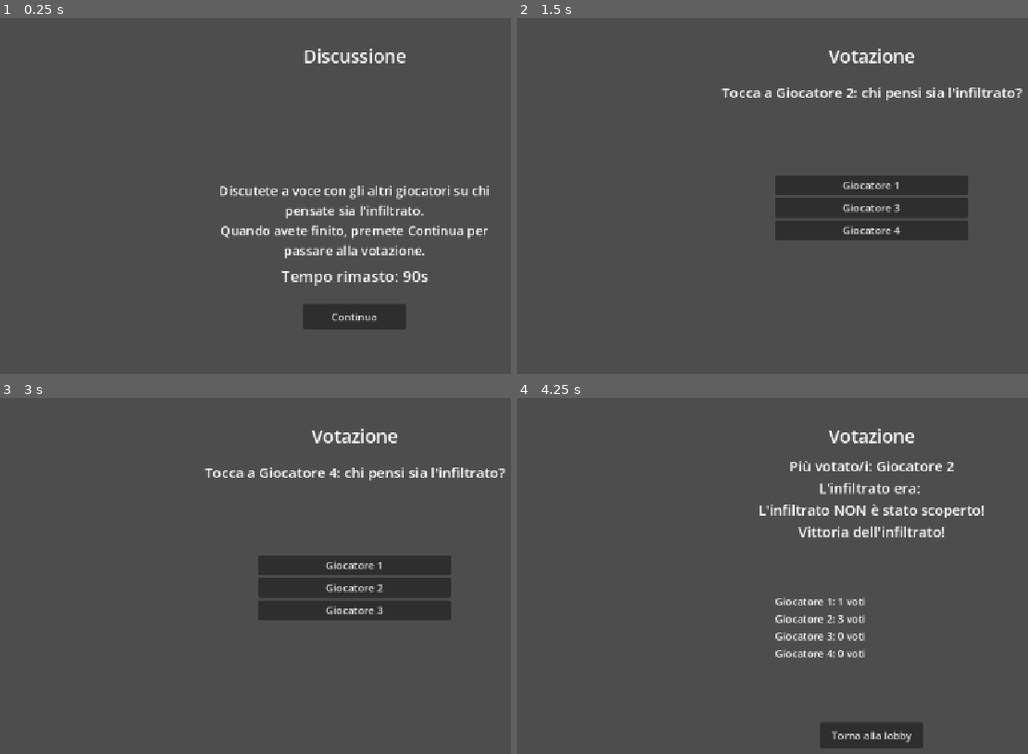
Above: before the commit, frames 1-4 (two rows, left to right).
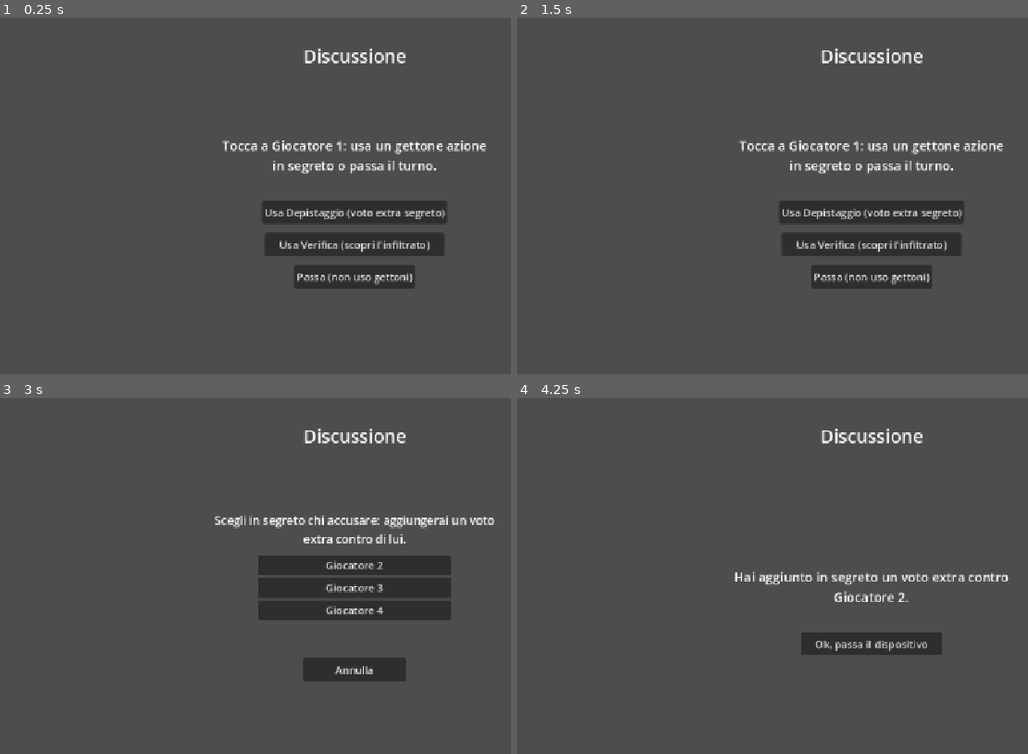
Above: after the commit, the same moments.

Repository: lucamaltempo-lgtm/Timbro-d-Ufficio
Game: Godot game, scene res://discussione.tscn
Same seed, same stepped clock (60 frames per second), same inputs: the game is played once before the commit and once after it. This scene is started directly instead of the project's main scene.
Inputs (mouse positions are in pixels of both pictures, inside the frame that each line leads up to):
- Up to frame 1 (0.25 s): no input
- Up to frame 2 (1.5 s): click (869, 317) at 0.5 s, where only the run before the commit has a clickable "Continua"; click (869, 185) at 1.25 s, where only the run before the commit has a clickable "Giocatore 2"
- Up to frame 3 (3 s): click (352, 565) at 2 s, where only the run before the commit has a clickable "Giocatore 1"; click (352, 593) at 2.75 s, where only the run after the commit has a clickable "Usa Depistaggio (voto extra s…"
- Up to frame 4 (4.25 s): click "Giocatore 2" at 3.5 s

The runs differ from the first frame. In frame 1, 9.4% of the frame differs, in the area x 43-96%, y 34-88%; in frame 2, 9.1%; in frame 3, 3.8%; in frame 4, 6.9%.

Commit message:
Corregge sovrapposizione grafica tra bottoni gettoni e risultato segreto
I bottoni della scelta gettoni (Depistaggio/Verifica/Passa) e la relativa
label restavano visibili sotto il pannello di risultato segreto (usato
anche da Verifica), perché erano fratelli dei contenitori di selezione
target e risultato senza essere nascosti esplicitamente.

Co-Authored-By: Claude Sonnet 5 <noreply@anthropic.com>
Claude-Session: https://claude.ai/code/session_01TLmMFXkz3doi4fcg5NZjj2

Diff:
--- a/assegnazione_timbri.tscn
+++ b/assegnazione_timbri.tscn
@@ -1,8 +1,8 @@
-[gd_scene load_steps=2 format=3]
+[gd_scene format=3 uid="uid://dnwk8eqr4wuno"]
 
-[ext_resource type="Script" path="res://assegnazione_timbri.gd" id="1_asgnt"]
+[ext_resource type="Script" uid="uid://xlk12stw67d4" path="res://assegnazione_timbri.gd" id="1_asgnt"]
 
-[node name="AssegnazioneTimbri" type="Control"]
+[node name="AssegnazioneTimbri" type="Control" unique_id=1233658958]
 layout_mode = 3
 anchors_preset = 15
 anchor_right = 1.0
@@ -11,7 +11,7 @@
 grow_vertical = 2
 script = ExtResource("1_asgnt")
 
-[node name="LabelGiocatore" type="Label" parent="."]
+[node name="LabelGiocatore" type="Label" parent="." unique_id=627549672]
 layout_mode = 1
 anchors_preset = 5
 anchor_left = 0.5
@@ -22,10 +22,10 @@
 offset_bottom = 100.0
 grow_horizontal = 2
 theme_override_font_sizes/font_size = 28
+text = "Giocatore 1"
 horizontal_alignment = 1
-text = "Giocatore 1"
 
-[node name="CampoGiudizio" type="LineEdit" parent="."]
+[node name="CampoGiudizio" type="LineEdit" parent="." unique_id=1483453217]
 layout_mode = 1
 anchors_preset = 8
 anchor_left = 0.5
@@ -40,7 +40,7 @@
 grow_vertical = 2
 placeholder_text = "Scrivi il tuo giudizio..."
 
-[node name="BottoneConferma" type="Button" parent="."]
+[node name="BottoneConferma" type="Button" parent="." unique_id=2018432667]
 layout_mode = 1
 anchors_preset = 8
 anchor_left = 0.5
--- a/button.gd
+++ b/button.gd
@@ -16,4 +16,7 @@
 	# in GameState per la logica di gioco nella schermata successiva.
 	GameState.infiltrato = infiltrato.text.strip_edges()
 	GameState.giocatori = nomi_giocatori
+	# Nuova partita: azzera i gettoni azione e i voti extra della partita precedente.
+	GameState.gettoni_usati = {}
+	GameState.voti_extra = {}
 	get_tree().change_scene_to_file("res://assegnazione_timbri.tscn")
--- a/discussione.gd
+++ b/discussione.gd
@@ -1,21 +1,148 @@
 extends Control
 
-@onready var bottone_continua: Button = get_node("BottoneContinua")
-@onready var timer_discussione: Timer = get_node("TimerDiscussione")
-@onready var label_countdown: Label = get_node("LabelCountdown")
+# Nomi di riserva, usati solo per testare questa scena da sola nell'editor.
+@export var giocatori: Array[String] = ["Giocatore 1", "Giocatore 2", "Giocatore 3", "Giocatore 4"]
+
+var indice_corrente: int = 0
+var azione_in_corso: String = ""  # "" | "depistaggio" | "verifica"
+
+@onready var contenitore_gettoni: Control = get_node("ContenitoreGettoni")
+@onready var label_giocatore_gettoni: Label = get_node("ContenitoreGettoni/LabelGiocatoreGettoni")
+@onready var bottone_depistaggio: Button = get_node("ContenitoreGettoni/BottoneDepistaggio")
+@onready var bottone_verifica: Button = get_node("ContenitoreGettoni/BottoneVerifica")
+@onready var bottone_passa: Button = get_node("ContenitoreGettoni/BottonePassa")
+@onready var contenitore_selezione_target: Control = get_node("ContenitoreGettoni/ContenitoreSelezioneTarget")
+@onready var label_selezione_target: Label = get_node("ContenitoreGettoni/ContenitoreSelezioneTarget/LabelSelezioneTarget")
+@onready var lista_target: VBoxContainer = get_node("ContenitoreGettoni/ContenitoreSelezioneTarget/ScrollContainerTarget/ListaTarget")
+@onready var bottone_annulla_selezione: Button = get_node("ContenitoreGettoni/ContenitoreSelezioneTarget/BottoneAnnullaSelezione")
+@onready var contenitore_risultato_segreto: Control = get_node("ContenitoreGettoni/ContenitoreRisultatoSegreto")
+@onready var label_risultato_segreto: Label = get_node("ContenitoreGettoni/ContenitoreRisultatoSegreto/LabelRisultatoSegreto")
+@onready var bottone_ok_prossimo: Button = get_node("ContenitoreGettoni/ContenitoreRisultatoSegreto/BottoneOkProssimo")
+
+@onready var contenitore_discussione: Control = get_node("ContenitoreDiscussione")
+@onready var bottone_continua: Button = get_node("ContenitoreDiscussione/BottoneContinua")
+@onready var timer_discussione: Timer = get_node("ContenitoreDiscussione/TimerDiscussione")
+@onready var label_countdown: Label = get_node("ContenitoreDiscussione/LabelCountdown")
 
 func _ready() -> void:
 	print("Script discussione partito")
+	if not GameState.giocatori.is_empty():
+		giocatori = GameState.giocatori
+
+	bottone_depistaggio.pressed.connect(_on_depistaggio_premuto)
+	bottone_verifica.pressed.connect(_on_verifica_premuto)
+	bottone_passa.pressed.connect(_on_passa_premuto)
+	bottone_annulla_selezione.pressed.connect(_on_annulla_selezione_premuto)
+	bottone_ok_prossimo.pressed.connect(_on_ok_prossimo_premuto)
 	bottone_continua.pressed.connect(_on_continua_premuto)
 	timer_discussione.timeout.connect(_on_timer_timeout)
-	_aggiorna_countdown()
+
+	_mostra_turno_gettoni()
 
 func _process(_delta: float) -> void:
-	_aggiorna_countdown()
+	if contenitore_discussione.visible:
+		_aggiorna_countdown()
 
 func _aggiorna_countdown() -> void:
 	var secondi_rimanenti = int(ceil(timer_discussione.time_left))
 	label_countdown.text = "Tempo rimasto: " + str(secondi_rimanenti) + "s"
+
+# Fase a turni, prima della discussione: ogni giocatore, a turno e in segreto,
+# può usare i suoi gettoni azione (una volta a partita ciascuno) o passare.
+func _mostra_turno_gettoni() -> void:
+	if indice_corrente >= giocatori.size():
+		_mostra_fase_discussione()
+		return
+
+	contenitore_selezione_target.visible = false
+	contenitore_risultato_segreto.visible = false
+	contenitore_gettoni.visible = true
+	_imposta_visibilita_scelte_gettoni(true)
+
+	var giocatore_corrente = giocatori[indice_corrente]
+	label_giocatore_gettoni.text = "Tocca a " + giocatore_corrente + ": usa un gettone azione in segreto o passa il turno."
+
+	var usati: Dictionary = GameState.gettoni_usati.get(giocatore_corrente, {})
+	bottone_depistaggio.disabled = usati.get("depistaggio", false)
+	bottone_verifica.disabled = usati.get("verifica", false)
+
+# La label e i 3 bottoni della scelta gettoni condividono lo spazio a schermo
+# con la selezione target e il risultato segreto: vanno nascosti esplicitamente
+# quando quegli altri pannelli sono visibili, altrimenti il testo vi si sovrappone.
+func _imposta_visibilita_scelte_gettoni(visibile: bool) -> void:
+	label_giocatore_gettoni.visible = visibile
+	bottone_depistaggio.visible = visibile
+	bottone_verifica.visible = visibile
+	bottone_passa.visible = visibile
+
+func _on_depistaggio_premuto() -> void:
+	azione_in_corso = "depistaggio"
+	_mostra_selezione_target("Scegli in segreto chi accusare: aggiungerai un voto extra contro di lui.")
+
+func _on_verifica_premuto() -> void:
+	azione_in_corso = "verifica"
+	_mostra_selezione_target("Scegli in segreto chi vuoi verificare.")
+
+func _mostra_selezione_target(testo: String) -> void:
+	label_selezione_target.text = testo
+
+	for figlio in lista_target.get_children():
+		figlio.queue_free()
+
+	var giocatore_corrente = giocatori[indice_corrente]
+	for nome_giocatore in giocatori:
+		if nome_giocatore == giocatore_corrente:
+			continue
+		var bottone = Button.new()
+		bottone.text = nome_giocatore
+		bottone.pressed.connect(_on_target_scelto.bind(nome_giocatore))
+		lista_target.add_child(bottone)
+
+	_imposta_visibilita_scelte_gettoni(false)
+	contenitore_selezione_target.visible = true
+
+func _on_annulla_selezione_premuto() -> void:
+	azione_in_corso = ""
+	contenitore_selezione_target.visible = false
+	_imposta_visibilita_scelte_gettoni(true)
+
+func _on_target_scelto(nome_target: String) -> void:
+	var giocatore_corrente = giocatori[indice_corrente]
+	if not GameState.gettoni_usati.has(giocatore_corrente):
+		GameState.gettoni_usati[giocatore_corrente] = {}
+
+	if azione_in_corso == "depistaggio":
+		GameState.gettoni_usati[giocatore_corrente]["depistaggio"] = true
+		GameState.voti_extra[nome_target] = GameState.voti_extra.get(nome_target, 0) + 1
+		label_risultato_segreto.text = "Hai aggiunto in segreto un voto extra contro " + nome_target + "."
+		print(giocatore_corrente, " ha usato Depistaggio contro ", nome_target)
+	elif azione_in_corso == "verifica":
+		GameState.gettoni_usati[giocatore_corrente]["verifica"] = true
+		if nome_target == GameState.infiltrato:
+			label_risultato_segreto.text = nome_target + " È L'INFILTRATO!"
+		else:
+			label_risultato_segreto.text = nome_target + " NON è l'infiltrato."
+		print(giocatore_corrente, " ha usato Verifica su ", nome_target)
+
+	azione_in_corso = ""
+	contenitore_selezione_target.visible = false
+	contenitore_risultato_segreto.visible = true
+
+func _on_ok_prossimo_premuto() -> void:
+	contenitore_risultato_segreto.visible = false
+	indice_corrente += 1
+	_mostra_turno_gettoni()
+
+func _on_passa_premuto() -> void:
+	indice_corrente += 1
+	_mostra_turno_gettoni()
+
+# Fase finale: discussione a voce con countdown condiviso, come prima.
+func _mostra_fase_discussione() -> void:
+	contenitore_gettoni.visible = false
+	contenitore_discussione.visible = true
+	timer_discussione.start()
+	_aggiorna_countdown()
 
 # Il tempo è scaduto: passa automaticamente alla votazione.
 func _on_timer_timeout() -> void:
--- a/discussione.tscn
+++ b/discussione.tscn
@@ -25,7 +25,189 @@
 horizontal_alignment = 1
 text = "Discussione"
 
-[node name="LabelMessaggio" type="Label" parent="."]
+[node name="ContenitoreGettoni" type="Control" parent="."]
+layout_mode = 1
+anchors_preset = 15
+anchor_right = 1.0
+anchor_bottom = 1.0
+grow_horizontal = 2
+grow_vertical = 2
+
+[node name="LabelGiocatoreGettoni" type="Label" parent="ContenitoreGettoni"]
+layout_mode = 1
+anchors_preset = 8
+anchor_left = 0.5
+anchor_top = 0.5
+anchor_right = 0.5
+anchor_bottom = 0.5
+offset_left = -220.0
+offset_top = -140.0
+offset_right = 220.0
+offset_bottom = -60.0
+grow_horizontal = 2
+grow_vertical = 2
+theme_override_font_sizes/font_size = 20
+horizontal_alignment = 1
+autowrap_mode = 2
+text = "Tocca a Giocatore 1: usa un gettone azione in segreto o passa il turno."
+
+[node name="BottoneDepistaggio" type="Button" parent="ContenitoreGettoni"]
+layout_mode = 1
+anchors_preset = 8
+anchor_left = 0.5
+anchor_top = 0.5
+anchor_right = 0.5
+anchor_bottom = 0.5
+offset_left = -140.0
+offset_top = -40.0
+offset_right = 140.0
+offset_bottom = -4.0
+grow_horizontal = 2
+grow_vertical = 2
+text = "Usa Depistaggio (voto extra segreto)"
+
+[node name="BottoneVerifica" type="Button" parent="ContenitoreGettoni"]
+layout_mode = 1
+anchors_preset = 8
+anchor_left = 0.5
+anchor_top = 0.5
+anchor_right = 0.5
+anchor_bottom = 0.5
+offset_left = -140.0
+offset_top = 10.0
+offset_right = 140.0
+offset_bottom = 46.0
+grow_horizontal = 2
+grow_vertical = 2
+text = "Usa Verifica (scopri l'infiltrato)"
+
+[node name="BottonePassa" type="Button" parent="ContenitoreGettoni"]
+layout_mode = 1
+anchors_preset = 8
+anchor_left = 0.5
+anchor_top = 0.5
+anchor_right = 0.5
+anchor_bottom = 0.5
+offset_left = -80.0
+offset_top = 60.0
+offset_right = 80.0
+offset_bottom = 96.0
+grow_horizontal = 2
+grow_vertical = 2
+text = "Passa (non uso gettoni)"
+
+[node name="ContenitoreSelezioneTarget" type="Control" parent="ContenitoreGettoni"]
+visible = false
+layout_mode = 1
+anchors_preset = 15
+anchor_right = 1.0
+anchor_bottom = 1.0
+grow_horizontal = 2
+grow_vertical = 2
+
+[node name="LabelSelezioneTarget" type="Label" parent="ContenitoreGettoni/ContenitoreSelezioneTarget"]
+layout_mode = 1
+anchors_preset = 8
+anchor_left = 0.5
+anchor_top = 0.5
+anchor_right = 0.5
+anchor_bottom = 0.5
+offset_left = -220.0
+offset_top = -140.0
+offset_right = 220.0
+offset_bottom = -100.0
+grow_horizontal = 2
+grow_vertical = 2
+theme_override_font_sizes/font_size = 18
+horizontal_alignment = 1
+autowrap_mode = 2
+text = "Scegli un giocatore:"
+
+[node name="ScrollContainerTarget" type="ScrollContainer" parent="ContenitoreGettoni/ContenitoreSelezioneTarget"]
+layout_mode = 1
+anchors_preset = 8
+anchor_left = 0.5
+anchor_top = 0.5
+anchor_right = 0.5
+anchor_bottom = 0.5
+offset_left = -150.0
+offset_top = -80.0
+offset_right = 150.0
+offset_bottom = 60.0
+grow_horizontal = 2
+grow_vertical = 2
+
+[node name="ListaTarget" type="VBoxContainer" parent="ContenitoreGettoni/ContenitoreSelezioneTarget/ScrollContainerTarget"]
+layout_mode = 2
+size_flags_horizontal = 3
+
+[node name="BottoneAnnullaSelezione" type="Button" parent="ContenitoreGettoni/ContenitoreSelezioneTarget"]
+layout_mode = 1
+anchors_preset = 8
+anchor_left = 0.5
+anchor_top = 0.5
+anchor_right = 0.5
+anchor_bottom = 0.5
+offset_left = -80.0
+offset_top = 80.0
+offset_right = 80.0
+offset_bottom = 116.0
+grow_horizontal = 2
+grow_vertical = 2
+text = "Annulla"
+
+[node name="ContenitoreRisultatoSegreto" type="Control" parent="ContenitoreGettoni"]
+visible = false
+layout_mode = 1
+anchors_preset = 15
+anchor_right = 1.0
+anchor_bottom = 1.0
+grow_horizontal = 2
+grow_vertical = 2
+
+[node name="LabelRisultatoSegreto" type="Label" parent="ContenitoreGettoni/ContenitoreRisultatoSegreto"]
+layout_mode = 1
+anchors_preset = 8
+anchor_left = 0.5
+anchor_top = 0.5
+anchor_right = 0.5
+anchor_bottom = 0.5
+offset_left = -220.0
+offset_top = -60.0
+offset_right = 220.0
+offset_bottom = 20.0
+grow_horizontal = 2
+grow_vertical = 2
+theme_override_font_sizes/font_size = 20
+horizontal_alignment = 1
+autowrap_mode = 2
+text = ""
+
+[node name="BottoneOkProssimo" type="Button" parent="ContenitoreGettoni/ContenitoreRisultatoSegreto"]
+layout_mode = 1
+anchors_preset = 8
+anchor_left = 0.5
+anchor_top = 0.5
+anchor_right = 0.5
+anchor_bottom = 0.5
+offset_left = -110.0
+offset_top = 40.0
+offset_right = 110.0
+offset_bottom = 76.0
+grow_horizontal = 2
+grow_vertical = 2
+text = "Ok, passa il dispositivo"
+
+[node name="ContenitoreDiscussione" type="Control" parent="."]
+visible = false
+layout_mode = 1
+anchors_preset = 15
+anchor_right = 1.0
+anchor_bottom = 1.0
+grow_horizontal = 2
+grow_vertical = 2
+
+[node name="LabelMessaggio" type="Label" parent="ContenitoreDiscussione"]
 layout_mode = 1
 anchors_preset = 8
 anchor_left = 0.5
@@ -44,7 +226,7 @@
 text = "Discutete a voce con gli altri giocatori su chi pensate sia l'infiltrato.
 Quando avete finito, premete Continua per passare alla votazione."
 
-[node name="LabelCountdown" type="Label" parent="."]
+[node name="LabelCountdown" type="Label" parent="ContenitoreDiscussione"]
 layout_mode = 1
 anchors_preset = 8
 anchor_left = 0.5
@@ -61,7 +243,7 @@
 horizontal_alignment = 1
 text = "Tempo rimasto: 90s"
 
-[node name="BottoneContinua" type="Button" parent="."]
+[node name="BottoneContinua" type="Button" parent="ContenitoreDiscussione"]
 layout_mode = 1
 anchors_preset = 8
 anchor_left = 0.5
@@ -76,7 +258,6 @@
 grow_vertical = 2
 text = "Continua"
 
-[node name="TimerDiscussione" type="Timer" parent="."]
+[node name="TimerDiscussione" type="Timer" parent="ContenitoreDiscussione"]
 wait_time = 90.0
 one_shot = true
-autostart = true
--- a/game_state.gd
+++ b/game_state.gd
@@ -4,3 +4,8 @@
 var giocatori: Array[String] = []
 var infiltrato: String = ""
 var giudizi: Dictionary = {}
+
+# Gettoni azione usati durante la discussione: nome giocatore -> { "depistaggio": bool, "verifica": bool }
+var gettoni_usati: Dictionary = {}
+# Voti extra segreti aggiunti col gettone Depistaggio: nome giocatore votato -> quanti voti extra
+var voti_extra: Dictionary = {}
--- a/votazione.gd
+++ b/votazione.gd
@@ -20,7 +20,9 @@
 		giocatori = GameState.giocatori
 
 	for nome_giocatore in giocatori:
-		voti[nome_giocatore] = 0
+		# Il gettone Depistaggio, se usato durante la discussione, ha già
+		# aggiunto voti extra segreti che partono qui inclusi nel conteggio.
+		voti[nome_giocatore] = GameState.voti_extra.get(nome_giocatore, 0)
 
 	bottone_lobby.pressed.connect(_on_lobby_premuto)
 	_mostra_turno_corrente()
